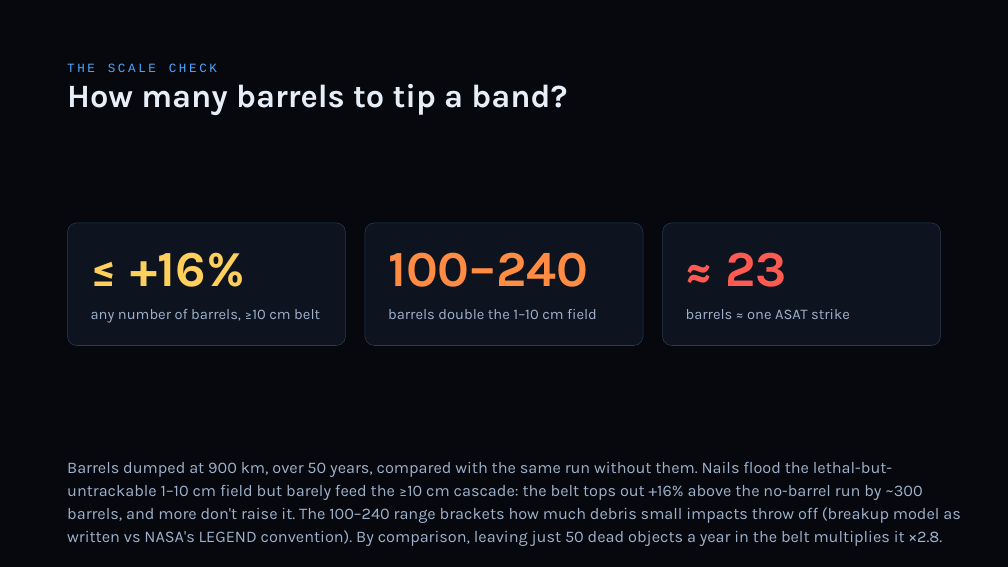
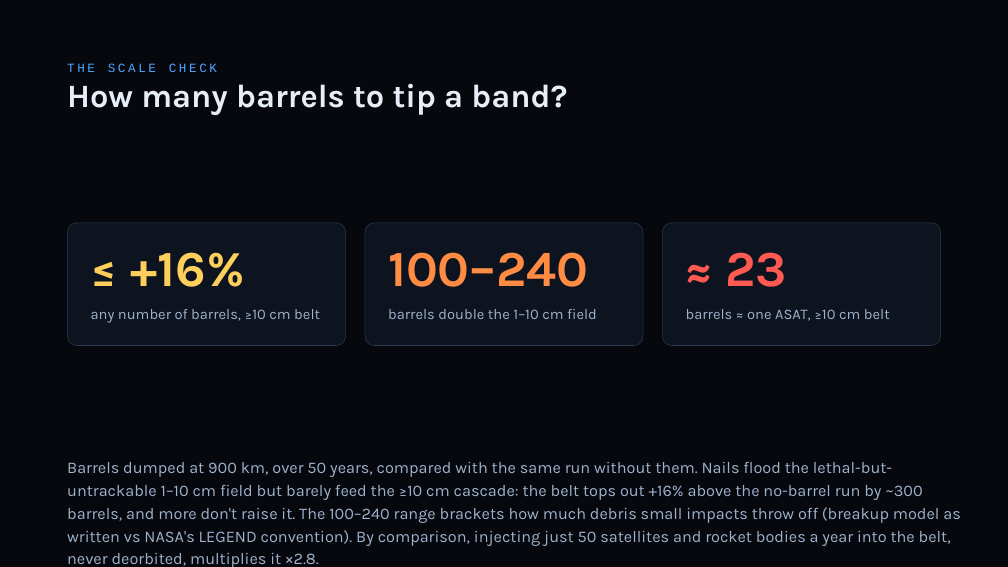
Before and after one commit to TimKadyrov/DebrisCascade, a slide deck: slide 11 of Barrel of Nails — Kessler Study.pptx. Drawn at 1008x567 pixels with LibreOffice and Linux fonts; fonts in the diff are those of the drawing. Boxes give left, top, right and bottom in pixels: in the first picture for what was removed or moved away, otherwise in the second. Text is boxed around its words. In the diff, an @@ line names an element or a change of style, - is before the commit and + after.

Commit message:
Replace "derelicts" with a plain description across deck and charts
The 500/yr objects are now described as what they are: satellites and
rocket bodies injected (or added) at 900 km, never deorbited. Removal is
of "large dead objects". Slide 11's ASAT card names its metric (>=10 cm
belt). SUMMARY and README follow the same wording.

```diff
--- a/Barrel of Nails — Kessler Study.pptx
+++ b/Barrel of Nails — Kessler Study.pptx
@@ text at [686,309,890,321]: text changed @@
-barrels ≈ one ASAT strike
+barrels ≈ one ASAT, ≥10 cm belt
@@ text at [67,462,960,567]: text changed @@
-Barrels dumped at 900 km, over 50 years, compared with the same run without them. Nails flood the lethal-but-untrackable 1–10 cm field but barely feed the ≥10 cm cascade: the belt tops out +16% above the no-barrel run by ~300 barrels, and more don't raise it. The 100–240 range brackets how much debris small impacts throw off (breakup model as written vs NASA's LEGEND convention). By comparison, leaving just 50 dead objects a year in the belt multiplies it ×2.8.
+Barrels dumped at 900 km, over 50 years, compared with the same run without them. Nails flood the lethal-but-untrackable 1–10 cm field but barely feed the ≥10 cm cascade: the belt tops out +16% above the no-barrel run by ~300 barrels, and more don't raise it. The 100–240 range brackets how much debris small impacts throw off (breakup model as written vs NASA's LEGEND convention). By comparison, injecting just 50 satellites and rocket bodies a year into the belt, never deorbited, multiplies it ×2.8.
```
Also in this commit, not shown: 6 other slides changed, 9 other files.
